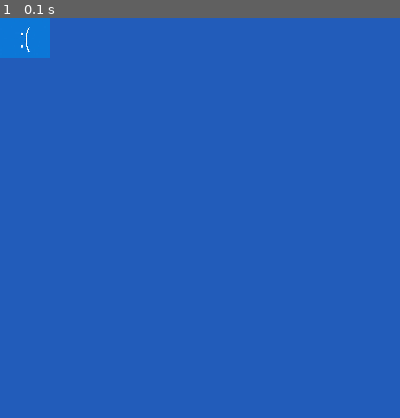
Above: before the commit, frame 1.
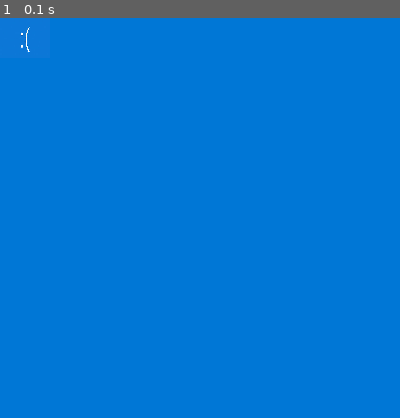
Above: after the commit, the same moment.

Repository: SSSajid777/pygame
Game: pygame game, started from Intro to Pygame.py
The game is run twice, just before and just after one commit, with the same random seed, the same clock (stepped at 60 frames per second) and the same inputs.
Inputs:
- Up to frame 1 (0.1 s): no input

The runs differ from the first frame. In frame 1, 99% of the frame differs, in the area x 0-100%, y 0-100%.

Commit message:
Update Intro to Pygame.py

Diff:
--- a/Intro to Pygame.py
+++ b/Intro to Pygame.py
@@ -6,7 +6,7 @@
 width, height= 400, 400
 screen = pygame.display.set_mode((width, height))
 
-background_color= 34, 92, 186  #Set the background color in RGB
+background_color= 0, 119, 214  #Set the background color in RGB
 
 #Load in our image
 sad=pygame.image.load("sadface.jfif")
@@ -23,6 +23,7 @@
     screen.fill(background_color)
 
     screen.blit(sad, sad_rect)
+
     pygame.display.flip() #Refreshes the screen
 
 pygame.quit() #Quits pygame properly
